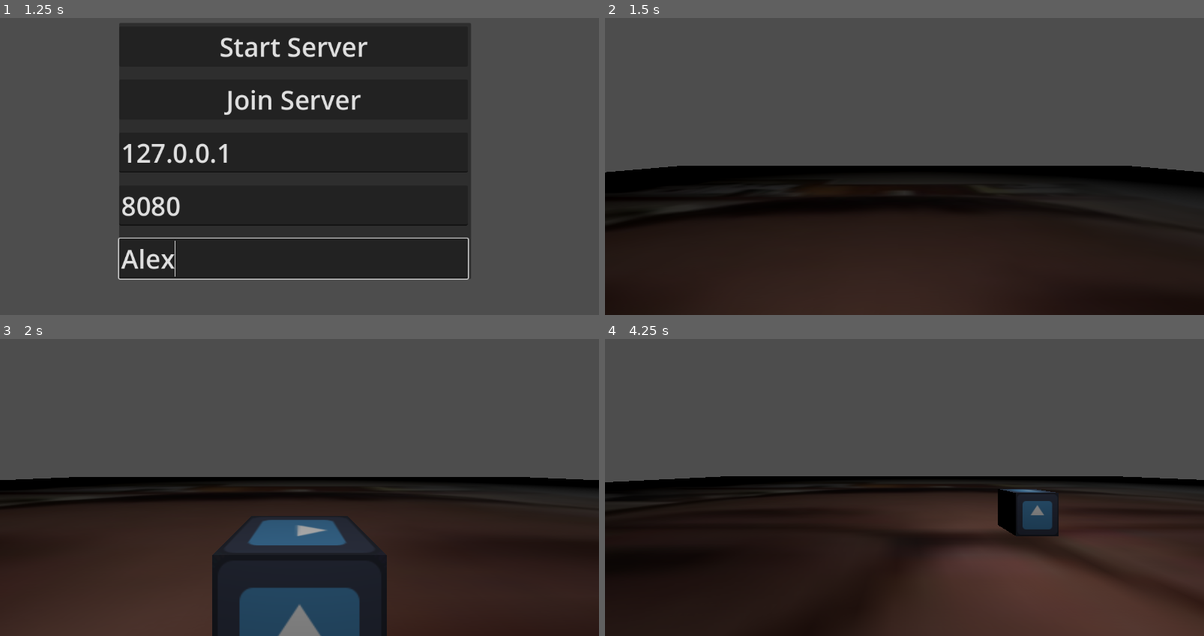
Above: before the commit, frames 1-4 (two rows, left to right).
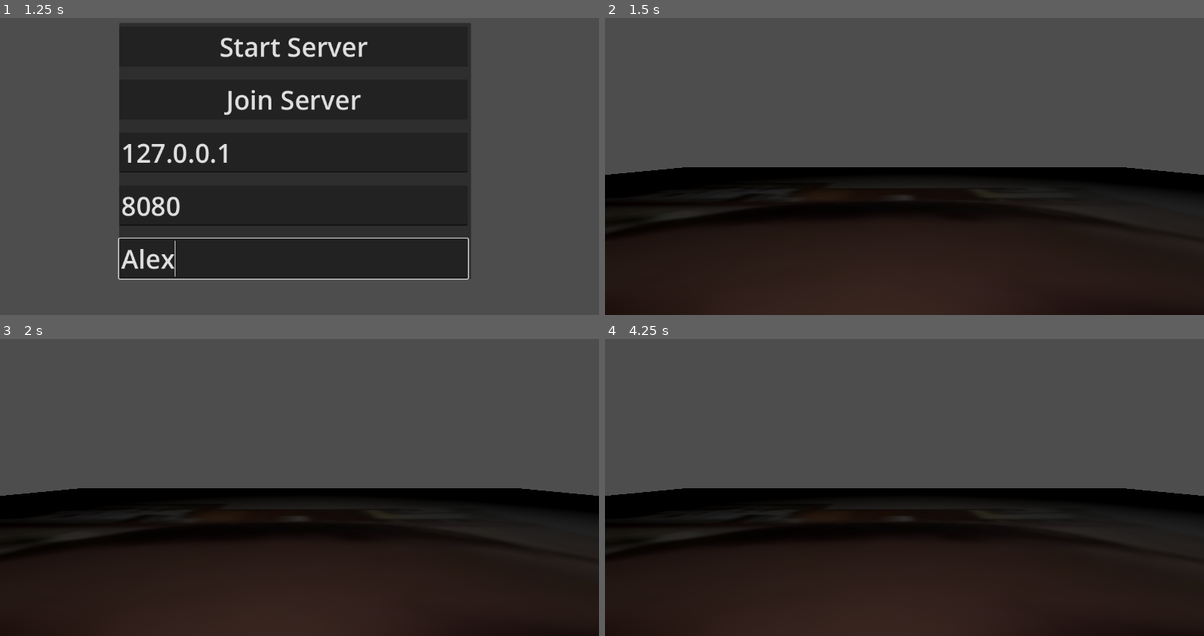
Above: after the commit, the same moments.

Repository: JaeJae99/Purdys
Game: Godot game, scene res://Scenes/titleScene.tscn
Two runs of this game, one before a commit and one after it. Both use one fixed random seed, a clock stepped at 60 frames per second and the inputs below. The engine's default icon, where the game draws it, is replaced by a stand-in: a white triangle on a blue panel in a dark square.
Inputs (mouse positions are in pixels of both pictures, inside the frame that each line leads up to):
- Up to frame 1 (1.25 s): click (293, 258) at 0.52 s; type "Alex" at 0.6 s
- Up to frame 2 (1.5 s): click "Start Server" at 1.25 s
- Up to frame 3 (2 s): no input
- Up to frame 4 (4.25 s): tap Enter at 2 s; move the mouse to (1036, 451) at 2.02 s; hold A (A) 2.03-2.78 s; tap D (D) at 2.3, 2.85 s; move the mouse to (784, 484) at 2.77 s; tap S (S) at 3.05 s; tap Space (Space) at 3.5, 3.8 s; move the mouse to (964, 392) at 3.52 s; hold S (S) from 3.53 s (still down)

Frame 1 is identical in both runs. In frame 2, 0.9% of the frame differs, in the area x 0-100%, y 49-69%; in frame 3, 23%; in frame 4, 25%, in the area x 0-100%, y 46-100%.

Commit message:
Add EMP weapon for now and changed some movement
- Ethan K

Diff:
--- a/Characters/Guards/GuardTemplate/guard.tscn
+++ b/Characters/Guards/GuardTemplate/guard.tscn
@@ -11,8 +11,16 @@
 
 [sub_resource type="CapsuleMesh" id="CapsuleMesh_pdvdp"]
 
-[node name="guard" type="CharacterBody3D"]
+[node name="guard" type="CharacterBody3D" node_paths=PackedStringArray("EMPSpawnPoint", "pivotY", "pivotX", "camera") groups=["Guards"]]
+axis_lock_angular_x = true
+axis_lock_angular_y = true
+axis_lock_angular_z = true
 script = ExtResource("1_n1t57")
+EMPSpawnPoint = NodePath("pivotY/pivotX/empBurstSpawn")
+empSpeed = 15
+pivotY = NodePath("pivotY")
+pivotX = NodePath("pivotY/pivotX")
+camera = NodePath("pivotY/pivotX/Camera3D")
 
 [node name="MultiplayerSynchronizer" type="MultiplayerSynchronizer" parent="."]
 replication_config = SubResource("SceneReplicationConfig_g8tct")
@@ -32,5 +40,8 @@
 
 [node name="pivotX" type="Node3D" parent="pivotY"]
 
+[node name="empBurstSpawn" type="Node3D" parent="pivotY/pivotX"]
+transform = Transform3D(1, 0, 0, 0, 1, 0, 0, 0, 1, 0.460776, -0.30307, -0.816573)
+
 [node name="Camera3D" type="Camera3D" parent="pivotY/pivotX"]
 current = true
--- a/Characters/Guards/GuardTemplate/guardCamera.gd
+++ /dev/null
@@ -1,21 +0,0 @@
-extends Node3D
-
-@onready var pivotX : Node3D = $pivotX #pivotY is the object holding the gdScript
-@onready var camera : Camera3D = $pivotX/Camera3D
-var cameraLock = -1
-
-func _ready():
-	set_deferred("set_multiplayer_authority", name.to_int())
-	camera.current = true
-
-func _unhandled_input(event: InputEvent):
-	if event is InputEventMouseMotion && cameraLock == 1:
-		Input.set_mouse_mode(Input.MOUSE_MODE_CAPTURED)
-	elif Input.is_action_just_pressed("Escape"):
-		cameraLock *= -1
-		Input.set_mouse_mode(Input.MOUSE_MODE_VISIBLE)
-	if Input.get_mouse_mode() == Input.MOUSE_MODE_CAPTURED:
-		if event is InputEventMouseMotion:
-			rotate_y(-event.relative.x * 0.01)
-			pivotX.rotate_x(-event.relative.y * 0.01)
-			pivotX.rotation.x = clamp(pivotX.rotation.x, deg_to_rad(-60), deg_to_rad(60))
--- a/Characters/Guards/GuardTemplate/guardMovement.gd
+++ b/Characters/Guards/GuardTemplate/guardMovement.gd
@@ -1,15 +1,26 @@
-extends CharacterBody3D
+extends RigidBody3D
 
-const speed : int = 5
+const speed : float = 25.0
 const jumpForce : float = 7.5
 
-var inputDirection : Vector2
-var direction : Vector3
+var inputDirection : Vector3
+var targetDirection : Vector3
 
-@onready var pivotY : Node3D = $pivotY
-@onready var pivotX : Node3D = $pivotY/pivotX #pivotY is the object holding the gdScript
-@onready var camera : Camera3D = $pivotY/pivotX/Camera3D
+
+var correctionImpulse : Vector3
+
+@export_category("EMP")
+@export var EMPSpawnPoint : Node3D
+@export var empSpeed : int = 0
+@onready var EMP : PackedScene = preload("res://Characters/Guards/Weapons/empBurst.tscn")
+var empNumber : int = 0
+
+@export_category("Camera & Pivots")
+@export var pivotY : Node3D
+@export var pivotX : Node3D
+@export var camera : Camera3D
 var cameraLock : int = -1
+
 
 #Camera Function
 func _unhandled_input(event: InputEvent):
@@ -24,22 +35,36 @@
 			pivotX.rotate_x(-event.relative.y * 0.01)
 			pivotX.rotation.x = clamp(pivotX.rotation.x, deg_to_rad(-60), deg_to_rad(60))
 
-#Player Movement Function
+#player movement function
+func playerMove(moveSpeed : int, delta : float):
+	inputDirection = Vector3 (
+		Input.get_action_strength("D") - Input.get_action_strength("A"),
+		0.0,
+		Input.get_action_strength("S") - Input.get_action_strength("W")
+	)
+
+
+
+#player jump function
+func playerJump():
+	if Input.is_action_just_pressed("Space"):
+		apply_impulse(Vector3(0, 10, 0))
+
+func playerShootEMP(EMPSPEED):
+	var EMPShot : RigidBody3D = EMP.instantiate()
+	var EMPSpeed : int = EMPSPEED
+
+	EMPShot.name = str(empNumber)
+
+	call_deferred("add_sibling", EMPShot)
+	empNumber += 1
+
+	EMPShot.transform = EMPSpawnPoint.global_transform
+	EMPShot.linear_velocity = EMPSpawnPoint.global_transform.basis.z * -1 * EMPSpeed
+
+#Player Movement Executer
 func _physics_process(delta):
-	if not is_on_floor() :
-		velocity += get_gravity() * delta
-
-	if Input.is_action_just_pressed("Space") && is_on_floor():
-		velocity.y = jumpForce
-
-	inputDirection = Input.get_vector("A", "D", "W", "S")
-	direction = (pivotY.transform.basis * Vector3(inputDirection.x, 0, inputDirection.y)).normalized()
-
-	if direction:
-		velocity.x = direction.x * speed
-		velocity.z = direction.z * speed
-	else:
-		velocity.x = move_toward(velocity.x, 0, speed)
-		velocity.z = move_toward(velocity.z, 0, speed)
-
-	move_and_slide()
+	playerMove(speed, delta)
+	playerJump()
+	if Input.is_action_just_pressed("Mouse1"):
+		playerShootEMP(empSpeed)
--- /dev/null
+++ b/Characters/Guards/Weapons/empBurst.tscn
@@ -0,0 +1,33 @@
+[gd_scene load_steps=7 format=3 uid="uid://687fkqtwh5dc"]
+
+[ext_resource type="Script" path="res://Characters/Guards/Weapons/empShot.gd" id="1_3i4iq"]
+[ext_resource type="Texture2D" uid="uid://bfqpcwpbt47k1" path="res://image0.jpeg" id="1_cpghe"]
+
+[sub_resource type="SphereShape3D" id="SphereShape3D_cxbh4"]
+
+[sub_resource type="StandardMaterial3D" id="StandardMaterial3D_t7ax5"]
+albedo_texture = ExtResource("1_cpghe")
+
+[sub_resource type="SphereMesh" id="SphereMesh_qqcvc"]
+
+[sub_resource type="SphereShape3D" id="SphereShape3D_psys7"]
+
+[node name="EMPBurst" type="RigidBody3D"]
+script = ExtResource("1_3i4iq")
+
+[node name="CollisionShape3D" type="CollisionShape3D" parent="."]
+shape = SubResource("SphereShape3D_cxbh4")
+disabled = true
+
+[node name="CSGSphere3D" type="MeshInstance3D" parent="."]
+transform = Transform3D(0.2, 0, 0, 0, 0.2, 0, 0, 0, 0.2, 0, 0, 0)
+material_override = SubResource("StandardMaterial3D_t7ax5")
+mesh = SubResource("SphereMesh_qqcvc")
+
+[node name="Area3D" type="Area3D" parent="."]
+
+[node name="CollisionShape3D" type="CollisionShape3D" parent="Area3D"]
+transform = Transform3D(0.22, 0, 0, 0, 0.22, 0, 0, 0, 0.22, 0, 0, 0)
+shape = SubResource("SphereShape3D_psys7")
+
+[connection signal="body_entered" from="Area3D" to="." method="_on_area_3d_body_entered"]
--- /dev/null
+++ b/Characters/Guards/Weapons/empShot.gd
@@ -0,0 +1,10 @@
+extends RigidBody3D
+
+var contactBuffer : int = 0
+
+func _on_area_3d_body_entered(body: Node3D) -> void:
+	contactBuffer += 1
+
+func _process(_delta):
+	if contactBuffer > 0:
+		queue_free()
--- a/Scenes/titleScene.tscn
+++ b/Scenes/titleScene.tscn
@@ -80,7 +80,7 @@
 
 [node name="SpawnedNodes" type="Node3D" parent="MultiplayerManager"]
 
-[node name="StaticBody3D" type="StaticBody3D" parent="."]
+[node name="StaticBody3D" type="StaticBody3D" parent="." groups=["floor"]]
 transform = Transform3D(0.986989, 0, 0, 0, 0.986989, 0, 0, 0, 0.986989, 0, -2.85643, 0)
 
 [node name="CollisionShape3D" type="CollisionShape3D" parent="StaticBody3D"]
@@ -92,7 +92,7 @@
 material_override = SubResource("StandardMaterial3D_cfblb")
 mesh = SubResource("PlaneMesh_rlpo4")
 
-[node name="StaticBody3D2" type="StaticBody3D" parent="."]
+[node name="StaticBody3D2" type="StaticBody3D" parent="." groups=["floor"]]
 transform = Transform3D(1, 0, 0, 0, 1, 0, 0, 0, 1, 0, -2.23227, -1.75655)
 
 [node name="CollisionShape3D" type="CollisionShape3D" parent="StaticBody3D2"]
@@ -104,7 +104,7 @@
 material_override = SubResource("StandardMaterial3D_5hi0w")
 
 [node name="MultiplayerSpawner" type="MultiplayerSpawner" parent="."]
-_spawnable_scenes = PackedStringArray("res://Characters/Guards/GuardTemplate/guard.tscn")
+_spawnable_scenes = PackedStringArray("res://Characters/Guards/GuardTemplate/guard.tscn", "res://Characters/Guards/Weapons/empBurst.tscn")
 spawn_path = NodePath("../MultiplayerManager/SpawnedNodes")
 
 [node name="OmniLight3D" type="OmniLight3D" parent="."]
--- a/project.godot
+++ b/project.godot
@@ -14,6 +14,12 @@
 run/main_scene="res://Scenes/titleScene.tscn"
 config/features=PackedStringArray("4.3", "Forward Plus")
 config/icon="res://icon.svg"
+
+[global_group]
+
+floor="floors are cool"
+Guards="Guards"
+Robots="Robots"
 
 [input]
 
@@ -47,6 +53,11 @@
 "events": [Object(InputEventKey,"resource_local_to_scene":false,"resource_name":"","device":-1,"window_id":0,"alt_press …(195 unchanged characters)…
 ]
 }
+Mouse1={
+"deadzone": 0.5,
+"events": [Object(InputEventMouseButton,"resource_local_to_scene":false,"resource_name":"","device":-1,"window_id":0,"alt_pressed":false,"shift_pressed":false,"ctrl_pressed":false,"meta_pressed":false,"button_mask":1,"position":Vector2(66, 23),"global_position":Vector2(75, 69),"factor":1.0,"button_index":1,"canceled":false,"pressed":true,"double_click":false,"script":null)
+]
+}
 
 [physics]
 
Not shown, added: Characters/Guards/Weapons/empB7C4.tmp
